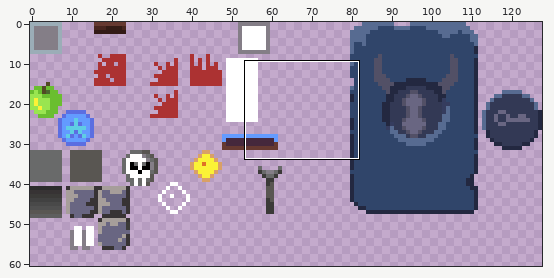
Sprite sheet -- Assets/Sprites & Tiles/Sprites/placeholders.png. The picture above shows the old version from afar; the outline marks the close-up.
Close-up. Earlier state:
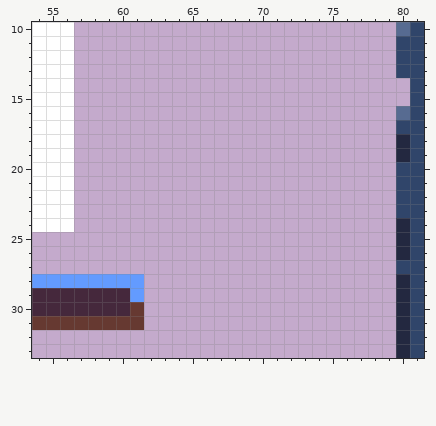
The file is 128x66 pixels. Colours within 5 levels of each other are drawn and written as one. Shown: x 54..81, y 10..33. The wide view leaves out empty margins.
The result:
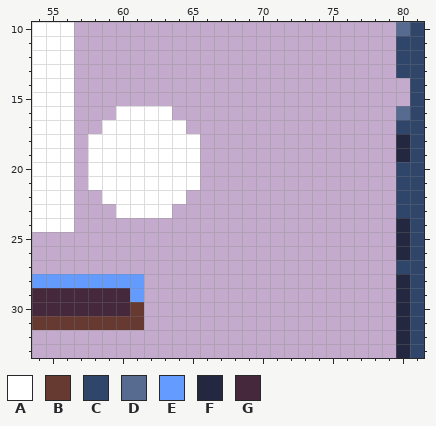
Palette (. is transparent): A #ffffff  B #663931  C #30456a  D #576b91  E #639bff  F #232840  G #45283c
Change:
@@ x 56..67 @@
 15 A...........
-16 A...........
-17 A...........
-18 A...........
-19 A...........
-20 A...........
-21 A...........
-22 A...........
-23 A...........
+16 A...AAAA....
+17 A..AAAAAA...
+18 A.AAAAAAAA..
+19 A.AAAAAAAA..
+20 A.AAAAAAAA..
+21 A.AAAAAAAA..
+22 A..AAAAAA...
+23 A...AAAA....
 24 A...........
Boxes around the changes in both close-ups, in picture pixels (x1, y1, x2, y2):
added: (88, 106, 200, 218)
